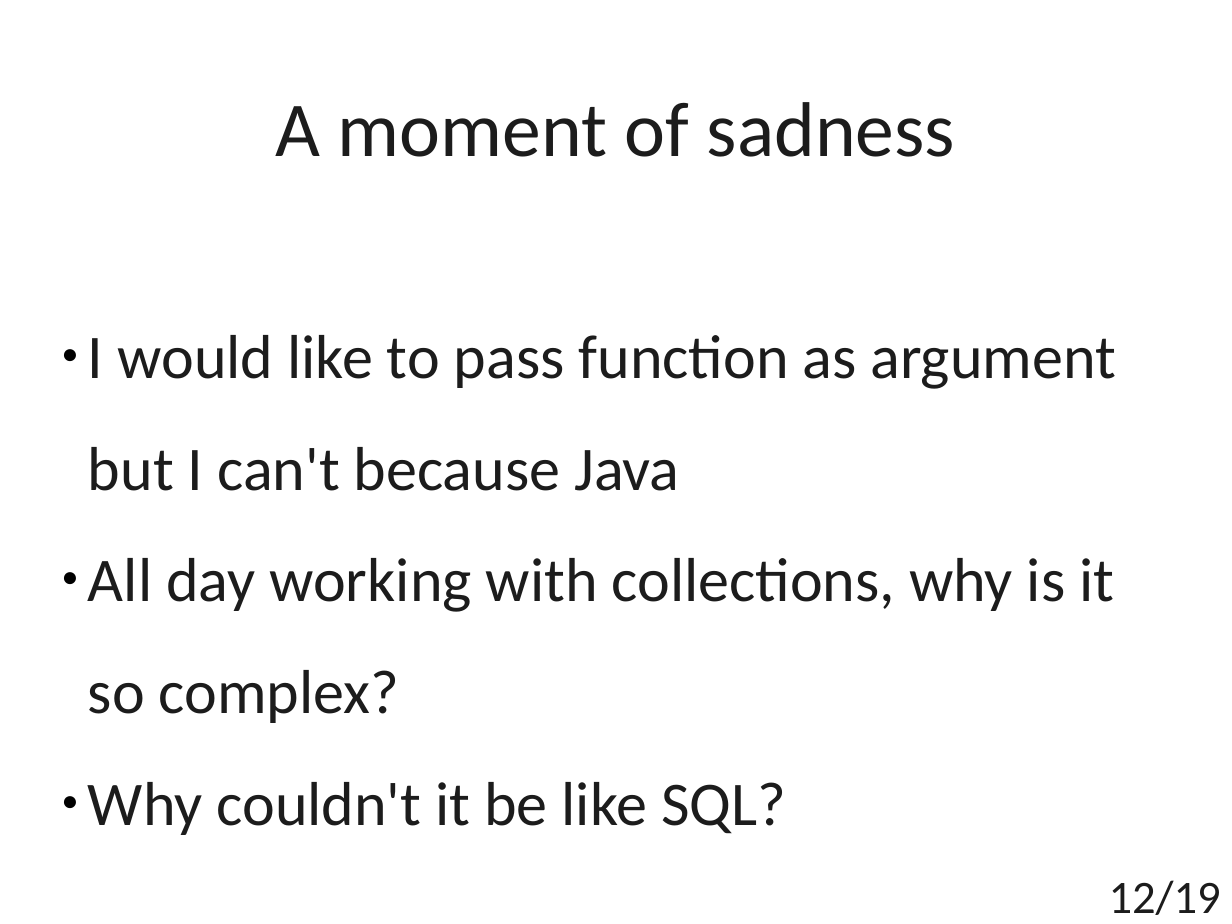
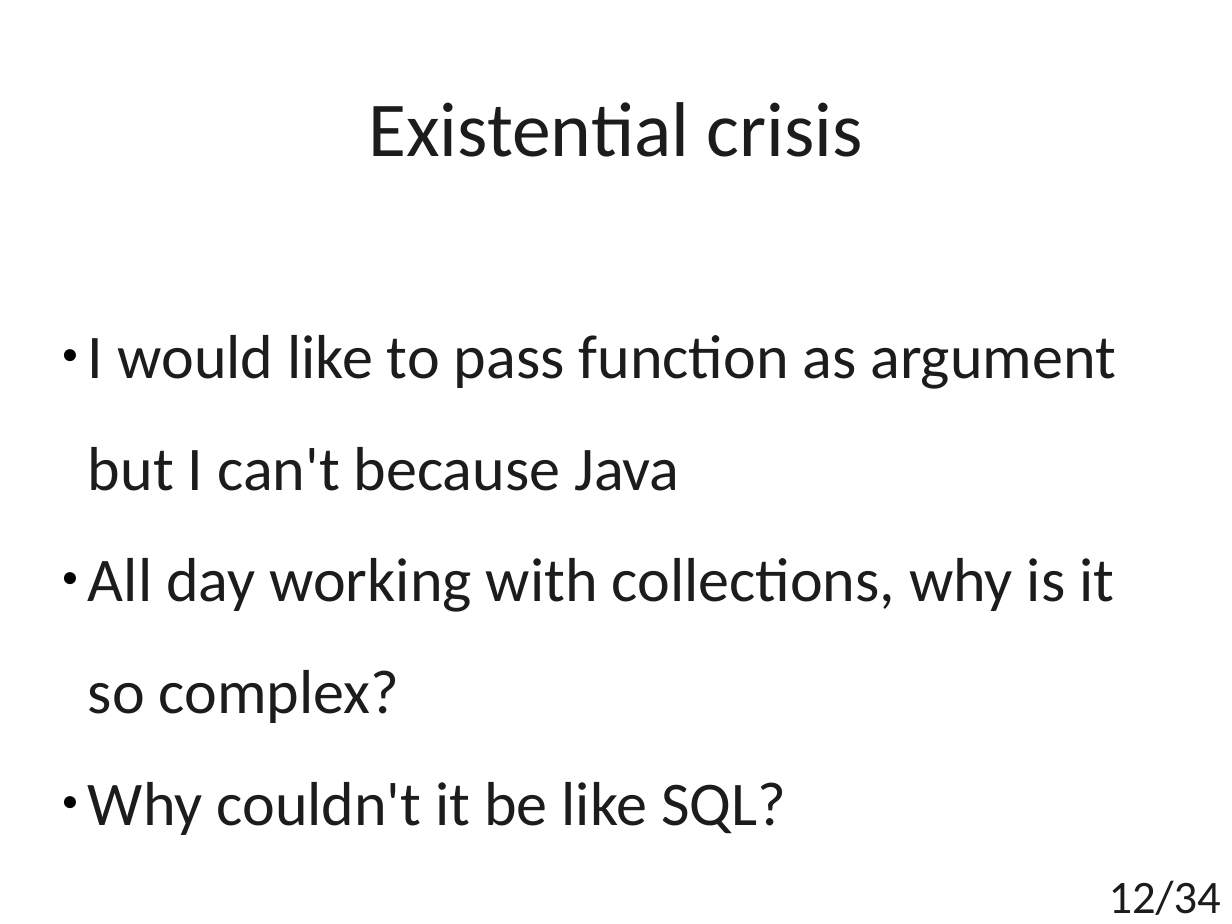
Before and after one commit to t4upl/java-streams-workshop, a slide deck: slide 12 of src/main/resources/editables/presentation.odp. Drawn at 1232x924 pixels with LibreOffice and Linux fonts; fonts in the diff are those of the drawing. Boxes give left, top, right and bottom in pixels: in the first picture for what was removed or moved away, otherwise in the second. Text is boxed around its words. In the diff, an @@ line names an element or a change of style, - is before the commit and + after.

```diff
--- a/src/main/resources/editables/presentation.odp
+++ b/src/main/resources/editables/presentation.odp
@@ title at (368,102,863,157): text changed @@
-A moment of sadness
+Existential crisis
@@ page number at (1109,880,1221,915): text changed @@
-12/19
+12/34
```
Also in this commit, not shown: 15 slides added, 3 other files.
